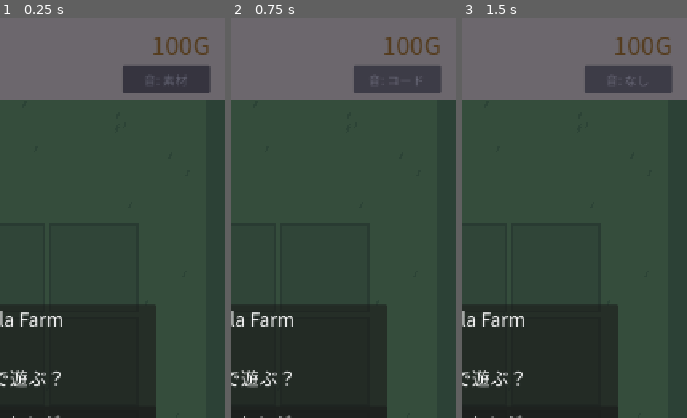
Above: before the commit, frames 1-3 (left to right).
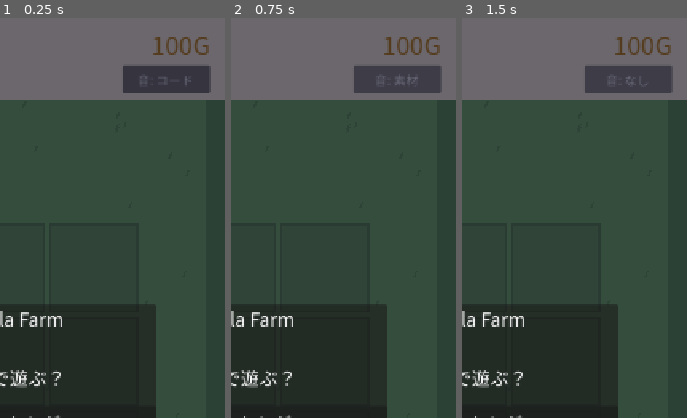
Above: after the commit, the same moments.

Repository: lalalalasuke-jpg/tiny-lala-farm
Game: Godot game, scene res://scenes/main.tscn
Same seed, same stepped clock (60 frames per second), same inputs: the game is played once before the commit and once after it.
Inputs:
- Up to frame 1 (0.25 s): no input
- Up to frame 2 (0.75 s): click "音: 素材" (after the commit: "音: コード") at 0.5 s
- Up to frame 3 (1.5 s): click "音: コード" (after the commit: "音: 素材") at 1.25 s
The pictures show only the part of the screen within x 50-100%, y 0-50%; the shares and areas given below are measured in that part.

The runs differ from the first frame. In frame 1, less than 0.1% of the frame differs, in the area x 62-85%, y 14-17%; in frame 2, less than 0.1%; in frame 3, nothing differs.

Commit message:
効果音のはじめの設定をコード製の音に（ららすけの好み）
Co-Authored-By: Claude Opus 5.5 <noreply@anthropic.com>

Diff:
--- a/scenes/main.gd
+++ b/scenes/main.gd
@@ -8,8 +8,8 @@
 const DAY_OPTIONS := [20, 30, 50, 60]  # 日数チャレンジの長さ
 const GOAL_OPTIONS := [3000, 5000, 10000]  # 金額チャレンジの目標
 const BEST_PATH := "user://best.cfg"  # ベスト記録（Web ではブラウザの中に保存される）
-# 効果音のセット。kenney = 無料素材（CC0、sfx/kenney）、code = コードで作った音（tools/make_sfx.py）
-const SFX_SETS := ["kenney", "code", "off"]
+# 効果音のセット（はじめは code）。kenney = 無料素材（CC0、sfx/kenney）、code = コードで作った音（tools/make_sfx.py）
+const SFX_SETS := ["code", "kenney", "off"]
 const SFX_NAMES := {"kenney": "音: 素材", "code": "音: コード", "off": "音: なし"}
 const START_MONEY := 100
 const FERT_PRICE := 15
@@ -48,7 +48,7 @@
 # タップの予約。{"at": 畑の番号 か BOX, "use": タップした時にえらんでいた種か肥料}。
 # 先頭から順に歩いていって作業する
 var queue: Array = []
-var sfx_set := "kenney"
+var sfx_set := "code"
 var _sfx_cache := {}
 var _sfx_players: Array = []
 var _sfx_next := 0
